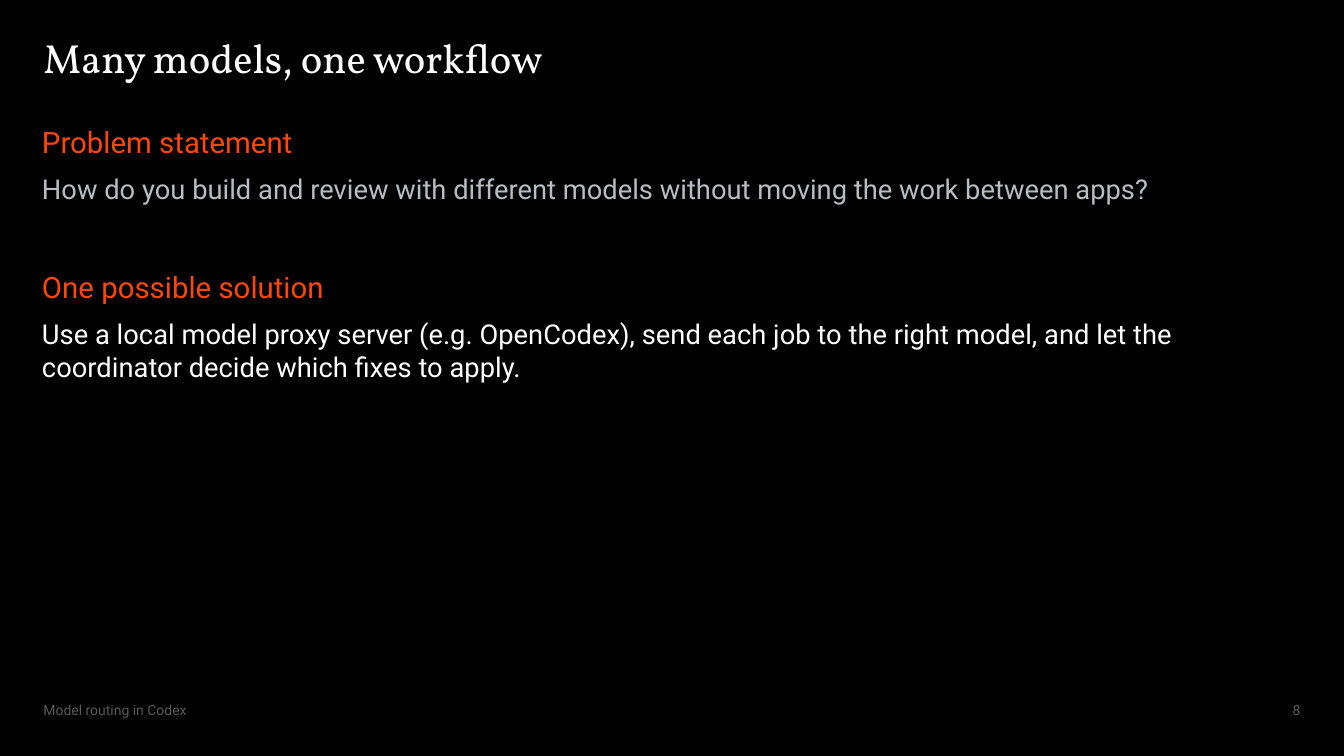
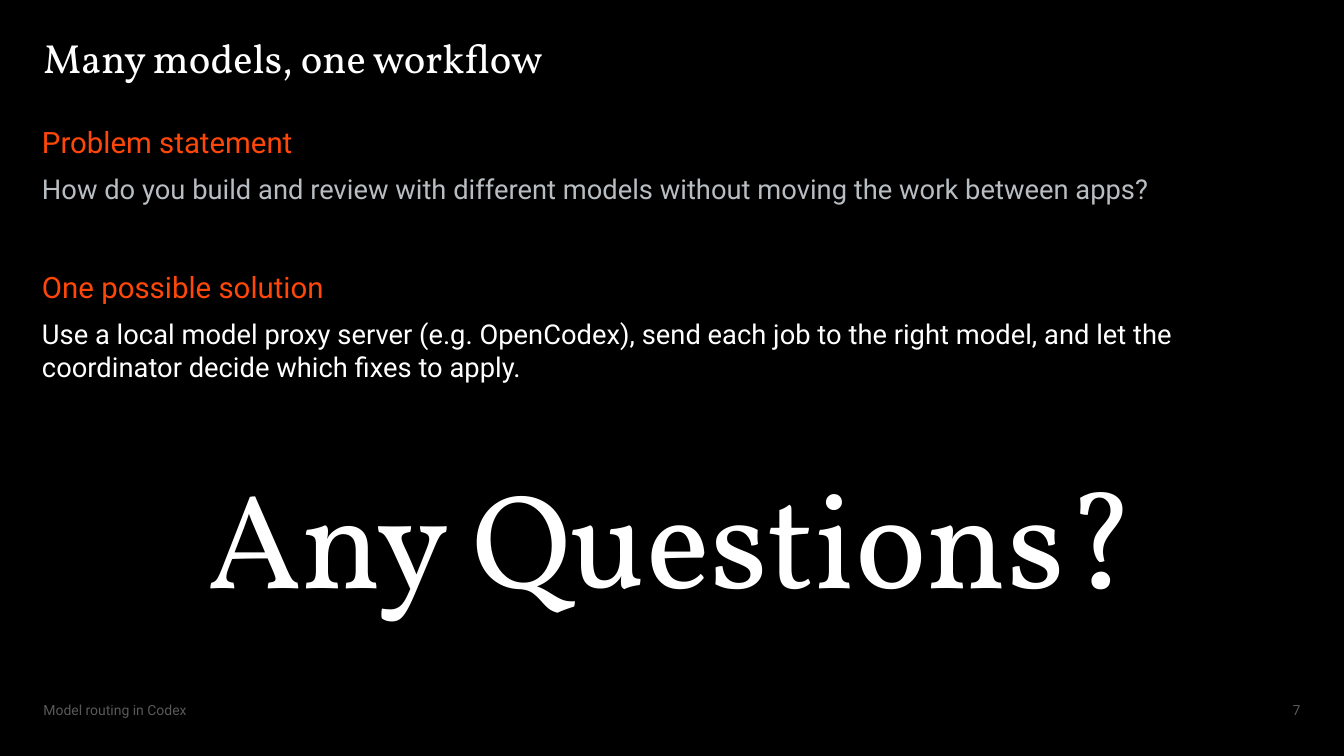
Before and after one commit to Max-FM/RDP-Train-the-Trainer-Workshop-2026, a slide deck: slide 7 of presentation/model-routing.pptx (slide 8 before the commit). Drawn at 1344x756 pixels with LibreOffice and Linux fonts; fonts in the diff are those of the drawing. Boxes give left, top, right and bottom in pixels: in the first picture for what was removed or moved away, otherwise in the second. Text is boxed around its words. In the diff, an @@ line names an element or a change of style, - is before the commit and + after.

```diff
--- a/presentation/model-routing.pptx
+++ b/presentation/model-routing.pptx
@@ text added at [207, 492, 1136, 622], 96 pt, text #FFFFFF @@
+Any Questions?
@@ page number at [1293, 705, 1301, 715]: text changed @@
-8
+7
```
Also in this commit, not shown: 6 other slides changed, 1 slide removed, 1 other file.
